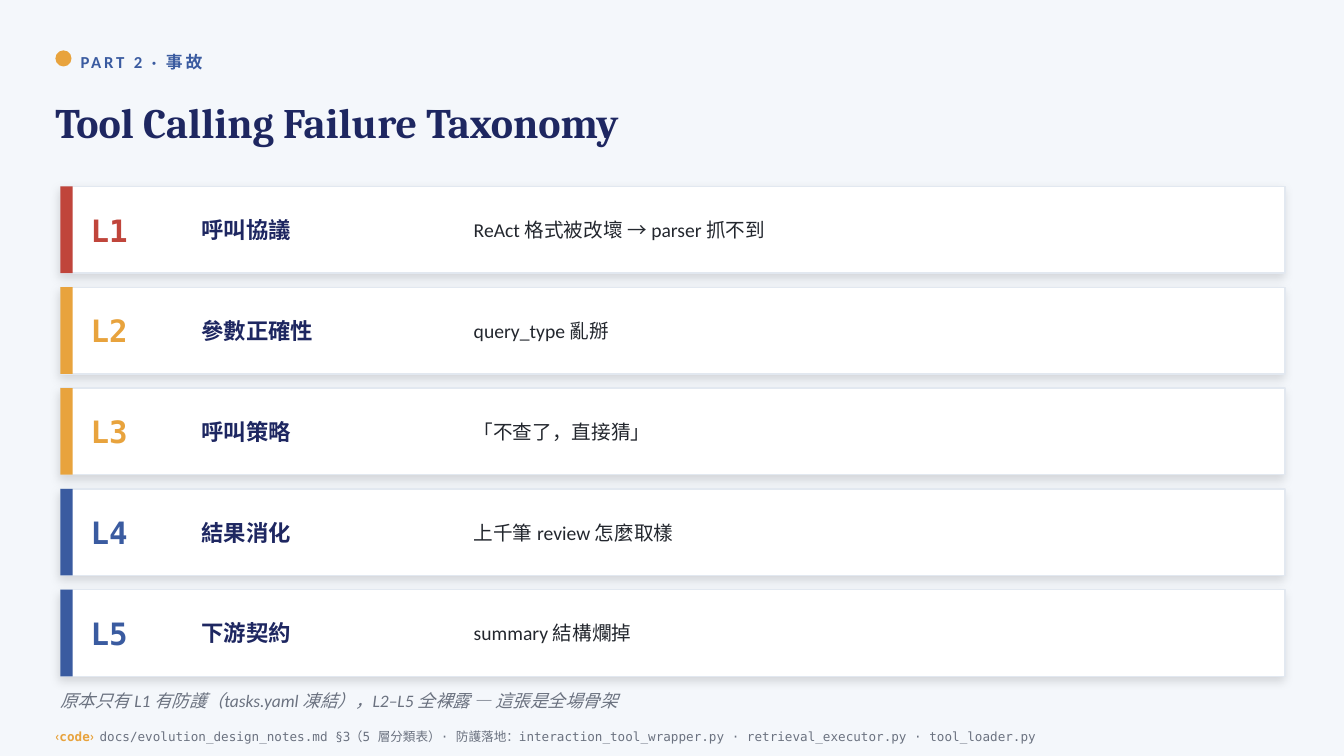
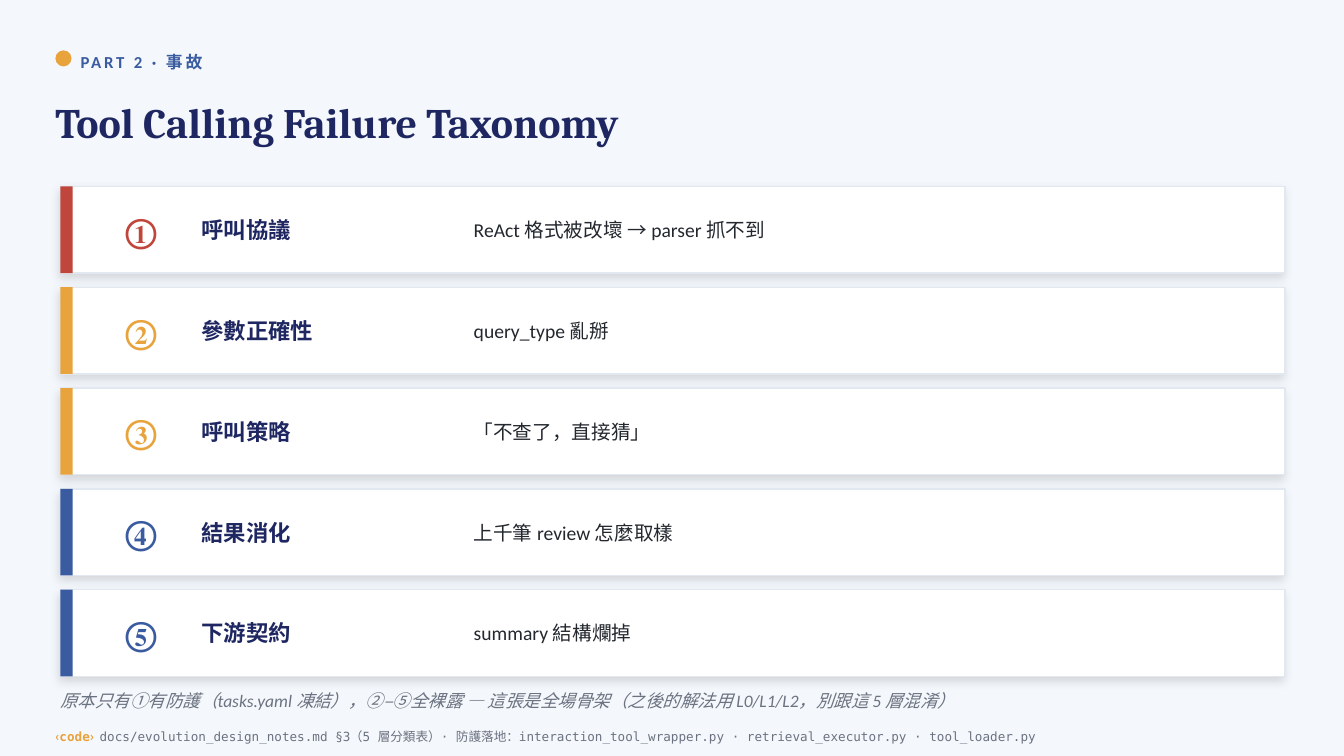
Before and after one commit to yuchieh/AgentSocietyChallenge_OpenEvolve, a slide deck: slide 8 of docs/slides/OpenEvolve_CrewAI_教學投影片.pptx. Drawn at 1344x756 pixels with LibreOffice and Linux fonts; fonts in the diff are those of the drawing. Boxes give left, top, right and bottom in pixels: in the first picture for what was removed or moved away, otherwise in the second. Text is boxed around its words. In the diff, an @@ line names an element or a change of style, - is before the commit and + after.

```diff
--- a/docs/slides/OpenEvolve_CrewAI_教學投影片.pptx
+++ b/docs/slides/OpenEvolve_CrewAI_教學投影片.pptx
@@ text at (x1=125, y1=219, x2=156, y2=250): text changed; size 22 to 24 pt; font DejaVu Sans Mono to Cambria @@
-L1
+①
@@ text at (x1=125, y1=320, x2=156, y2=351): text changed; size 22 to 24 pt; font DejaVu Sans Mono to Cambria @@
-L2
+②
@@ text at (x1=125, y1=420, x2=156, y2=451): text changed; size 22 to 24 pt; font DejaVu Sans Mono to Cambria @@
-L3
+③
@@ text at (x1=125, y1=521, x2=156, y2=552): text changed; size 22 to 24 pt; font DejaVu Sans Mono to Cambria @@
-L4
+④
@@ text at (x1=125, y1=622, x2=156, y2=653): text changed; size 22 to 24 pt; font DejaVu Sans Mono to Cambria @@
-L5
+⑤
@@ text at (x1=60, y1=692, x2=955, y2=710): text changed @@
-原本只有 L1 有防護（tasks.yaml 凍結），L2–L5 全裸露 — 這張是全場骨架
+原本只有①有防護（tasks.yaml 凍結），②–⑤全裸露 — 這張是全場骨架（之後的解法用 L0/L1/L2，別跟這 5 層混淆）
```
Also in this commit, not shown: 1 other file.
